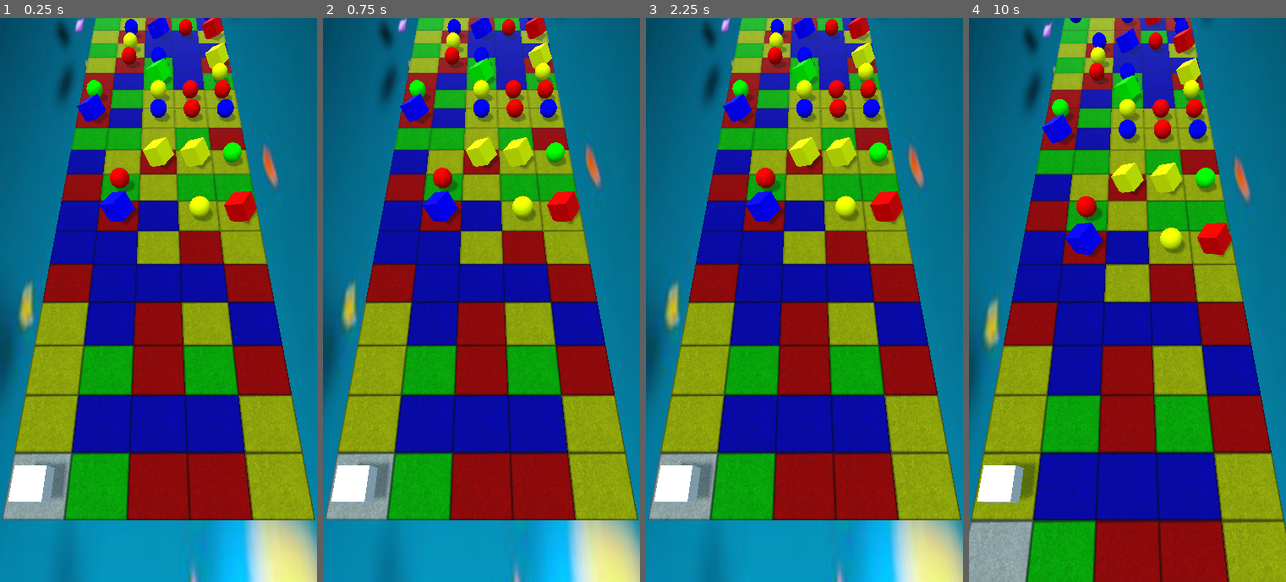
Above: before the commit, frames 1-4 (left to right).
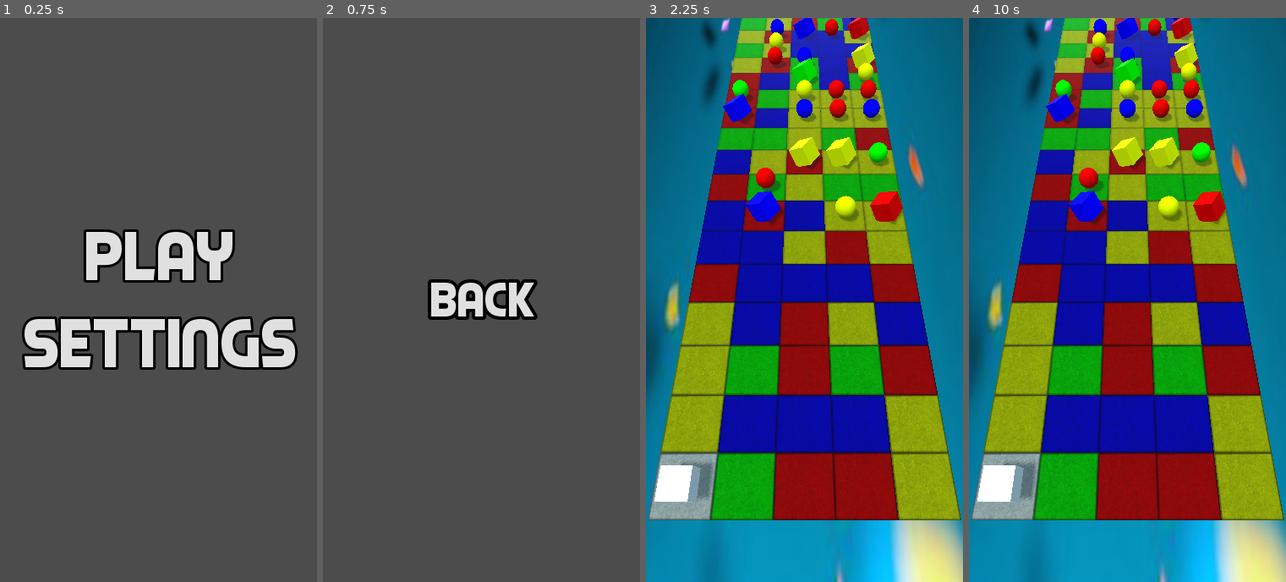
Above: after the commit, the same moments.

Repository: stevets/CSpike
Game: Godot game, scene res://Scenes/TitleScreen.tscn
Same seed, same stepped clock (60 frames per second), same inputs: the game is played once before the commit and once after it. Before the commit the project starts from res://Scenes/main.tscn.
Inputs (mouse positions are in pixels of both pictures, inside the frame that each line leads up to):
- Up to frame 1 (0.25 s): no input
- Up to frame 2 (0.75 s): click (481, 345) at 0.5 s, where only the run after the commit has a clickable "Settings"
- Up to frame 3 (2.25 s): click (804, 300) at 1.25 s, where only the run after the commit has a clickable "Back"; click (804, 254) at 2 s, where only the run after the commit has a clickable "PLAY"
- Up to frame 4 (10 s): tap Enter at 2.75, 4.25, 5.75 s; move the mouse to (1197, 271) at 2.77 s; hold Right (ui_right) 2.78-3.53 s; click (1197, 271) at 2.92 s; tap Space at 3.5, 5, 6.5 s; move the mouse to (1064, 328) at 3.52 s; hold Down (ui_down) 3.53-4.28 s; move the mouse to (1159, 175) at 4.27 s; hold Right (ui_right) 4.28-5.03 s; move the mouse to (1111, 412) at 5.02 s; hold Up (ui_up) 5.03-5.78 s; click (1111, 412) at 5.17 s; move the mouse to (1222, 384) at 5.77 s; hold Left (ui_left) 5.78-7.28 s; move the mouse to (1032, 215) at 6.52 s; move the mouse to (1143, 300) at 7.27 s; hold Down (ui_down) 7.28-8.03 s; click (1143, 300) at 7.42 s; move the mouse to (1079, 159) at 8.02 s; hold Right (ui_right) 8.03-8.78 s; move the mouse to (1197, 271) at 8.77 s; hold Up (ui_up) 8.78-9.53 s; move the mouse to (1064, 328) at 9.52 s; hold Right (ui_right) from 9.53 s (still down); click (1064, 328) at 9.67 s

The runs differ from the first frame. In frame 1, 100% of the frame differs, in the area x 0-100%, y 0-100%; in frame 2, 100%; in frame 3, nothing differs; in frame 4, 60%.

Commit message:
Created Titlescreen and settings screen

Diff:
--- /dev/null
+++ b/Scenes/SettingScreen.gd
@@ -0,0 +1,6 @@
+extends Control
+
+
+
+func _on_Back_pressed():
+	get_tree().change_scene("res://Scenes/TitleScreen.tscn")
--- /dev/null
+++ b/Scenes/SettingScreen.tscn
@@ -0,0 +1,34 @@
+[gd_scene load_steps=4 format=2]
+
+[ext_resource path="res://Scenes/SettingScreen.gd" type="Script" id=1]
+[ext_resource path="res://Assets/Fonts/Piximisa.ttf" type="DynamicFontData" id=2]
+
+[sub_resource type="DynamicFont" id=1]
+size = 63
+outline_size = 4
+outline_color = Color( 0, 0, 0, 1 )
+font_data = ExtResource( 2 )
+
+[node name="SettingScreen" type="Control"]
+anchor_right = 1.0
+anchor_bottom = 1.0
+script = ExtResource( 1 )
+__meta__ = {
+"_edit_use_anchors_": false
+}
+
+[node name="CenterContainer" type="CenterContainer" parent="."]
+anchor_right = 1.0
+anchor_bottom = 1.0
+__meta__ = {
+"_edit_use_anchors_": false
+}
+
+[node name="Back" type="MenuButton" parent="CenterContainer"]
+margin_left = 306.0
+margin_top = 631.0
+margin_right = 443.0
+margin_bottom = 703.0
+custom_fonts/font = SubResource( 1 )
+text = "Back"
+[connection signal="pressed" from="CenterContainer/Back" to="." method="_on_Back_pressed"]
--- /dev/null
+++ b/Scenes/TitleScreen.gd
@@ -0,0 +1,14 @@
+extends Control
+
+#onready var mainscene = preload("res://Scenes/main.tscn")
+
+func _ready():
+	pass # Replace with function body.
+
+
+func _on_play_pressed():
+	get_tree().change_scene("res://Scenes/main.tscn")
+
+
+func _on_settings_pressed():
+	get_tree().change_scene("res://Scenes/SettingScreen.tscn")
--- /dev/null
+++ b/Scenes/TitleScreen.tscn
@@ -0,0 +1,52 @@
+[gd_scene load_steps=4 format=2]
+
+[ext_resource path="res://Scenes/TitleScreen.gd" type="Script" id=1]
+[ext_resource path="res://Assets/Fonts/Piximisa.ttf" type="DynamicFontData" id=2]
+
+[sub_resource type="DynamicFont" id=1]
+size = 90
+outline_size = 3
+outline_color = Color( 0, 0, 0, 1 )
+font_data = ExtResource( 2 )
+
+[node name="TitleScreen" type="Control"]
+anchor_right = 1.0
+anchor_bottom = 1.0
+script = ExtResource( 1 )
+__meta__ = {
+"_edit_use_anchors_": false
+}
+
+[node name="CenterContainer" type="CenterContainer" parent="."]
+anchor_right = 1.0
+anchor_bottom = 1.0
+__meta__ = {
+"_edit_use_anchors_": false
+}
+
+[node name="VBoxContainer" type="VBoxContainer" parent="CenterContainer"]
+margin_left = 207.0
+margin_top = 566.0
+margin_right = 543.0
+margin_bottom = 768.0
+
+[node name="play" type="MenuButton" parent="CenterContainer/VBoxContainer"]
+margin_right = 336.0
+margin_bottom = 99.0
+rect_pivot_offset = Vector2( 20, 10 )
+size_flags_horizontal = 3
+size_flags_stretch_ratio = 0.0
+custom_fonts/font = SubResource( 1 )
+text = "PLAY"
+
+[node name="settings" type="MenuButton" parent="CenterContainer/VBoxContainer"]
+margin_top = 103.0
+margin_right = 336.0
+margin_bottom = 202.0
+rect_pivot_offset = Vector2( 20, 10 )
+size_flags_horizontal = 3
+size_flags_stretch_ratio = 0.0
+custom_fonts/font = SubResource( 1 )
+text = "Settings"
+[connection signal="pressed" from="CenterContainer/VBoxContainer/play" to="." method="_on_play_pressed"]
+[connection signal="pressed" from="CenterContainer/VBoxContainer/settings" to="." method="_on_settings_pressed"]
--- a/Scenes/main.tscn
+++ b/Scenes/main.tscn
@@ -14,7 +14,9 @@
 [ext_resource path="res://Assets/Untitled-1.png" type="Texture" id=12]
 [ext_resource path="res://Scenes/cubetex.tscn" type="PackedScene" id=13]
 [ext_resource path="res://VirtualWorld .ogg" type="AudioStream" id=14]
+[ext_resource path="res://Scenes/TitleScreen.tscn" type="PackedScene" id=15]
 [ext_resource path="res://Assets/jsplash.jpg" type="Texture" id=16]
+[ext_resource path="res://Scenes/SettingScreen.tscn" type="PackedScene" id=17]
 
 [sub_resource type="SpatialMaterial" id=1]
 albedo_color = Color( 0.156863, 0.141176, 0.141176, 1 )
@@ -117,10 +119,16 @@
 transform = Transform( 10, 0, 0, 0, -1.74846e-06, 10, 0, -40, -4.37114e-07, 0, 0, -24.9278 )
 mesh = SubResource( 5 )
 material/0 = SubResource( 6 )
+
+[node name="TitleScreen" parent="." instance=ExtResource( 15 )]
+visible = false
+
+[node name="SettingScreen" parent="." instance=ExtResource( 17 )]
+visible = false
 [connection signal="click" from="." to="Player" method="_on_Main_click"]
 [connection signal="swiped" from="." to="Player" method="_on_Main_swiped"]
 [connection signal="swipedup" from="." to="Player" method="_on_Main_swipedup"]
-[connection signal="destroy" from="Player" to="ball" method="_on_Player_destroy"]
 [connection signal="destroy" from="Player" to="pyramid" method="_on_Player_destroy"]
 [connection signal="destroy" from="Player" to="gem" method="_on_Player_destroy"]
+[connection signal="destroy" from="Player" to="ball" method="_on_Player_destroy"]
 [connection signal="timeout" from="GameTick" to="Player" method="_on_GameTick_timeout"]
--- a/SciptsToMoveCharacter/ActualPlayer.gd
+++ b/SciptsToMoveCharacter/ActualPlayer.gd
@@ -98,7 +98,10 @@
 	ply.get_child(1).playing = true
 	var cam = get_tree().get_root().get_node("Main/Camera")
 	var playerpos = ply.get_global_transform().origin.x
+	var playerposz = ply.get_global_transform().origin.z
 
 	ply.global_translate(Vector3(0,0,-1))
 	cam.global_translate(Vector3(0,0,-1))
 	ply.get_child(1).playing = false
+	if playerposz < -21:
+		get_tree().change_scene("res://Scenes/TitleScreen.tscn")
--- a/project.godot
+++ b/project.godot
@@ -16,7 +16,7 @@
 [application]
 
 config/name="Color Spike"
-run/main_scene="res://Scenes/main.tscn"
+run/main_scene="res://Scenes/TitleScreen.tscn"
 config/icon="res://icon.png"
 
 [display]
Binary file added: Assets/Fonts/Piximisa.ttf
Not shown: 1 places in Scenes/main.tscn that only renumber resources
Not shown, changed: Assets/.DS_Store
Not shown, added: Assets/Fonts/.DS_Store
Not shown, added: Assets/Fonts/piximisa.zip
